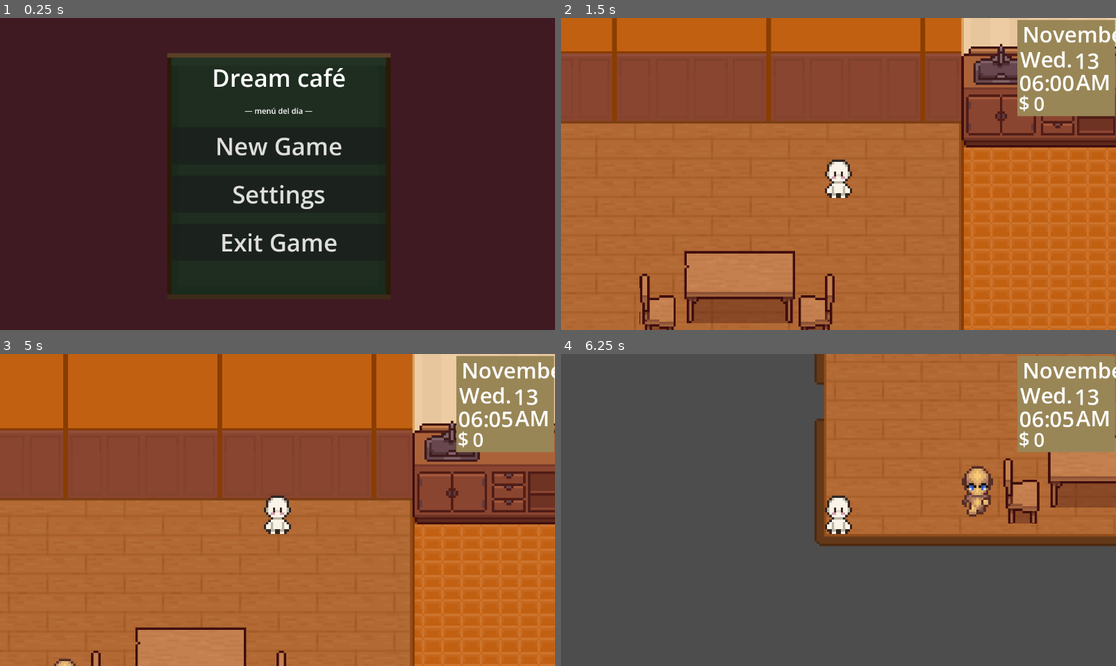
Above: before the commit, frames 1-4 (two rows, left to right).
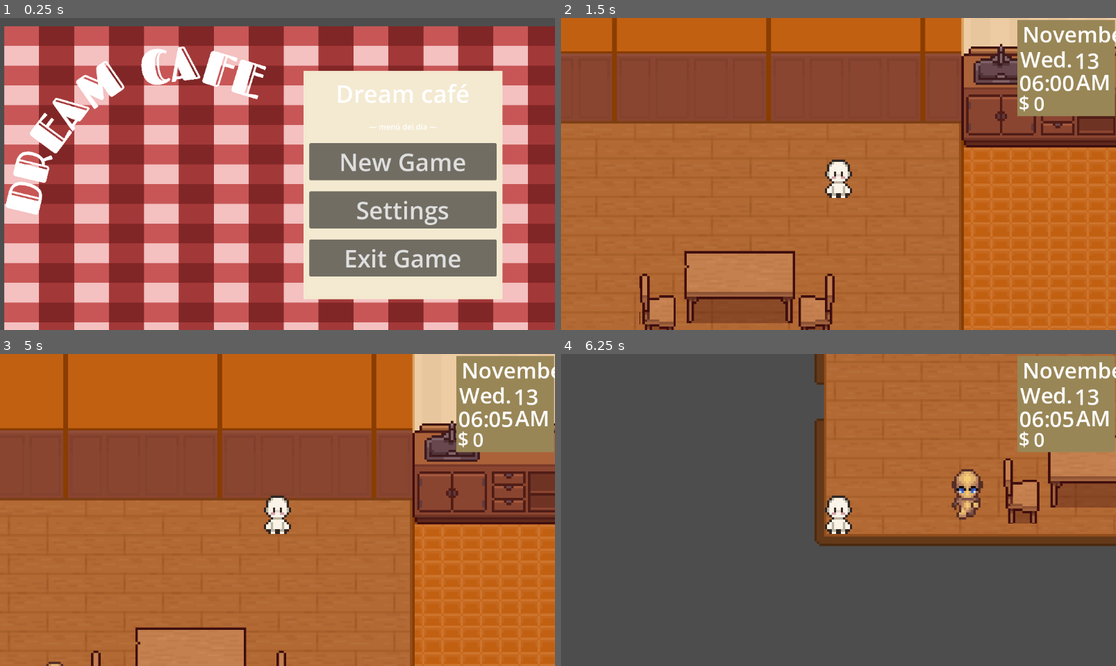
Above: after the commit, the same moments.

Repository: Jose-Prince/UVG-Tesis-Game
Game: Godot game, scene res://Scenes/title_screen.tscn
Two runs of this game, one before a commit and one after it. Both use one fixed random seed, a clock stepped at 60 frames per second and the inputs below.
Inputs (mouse positions are in pixels of both pictures, inside the frame that each line leads up to):
- Up to frame 1 (0.25 s): no input
- Up to frame 2 (1.5 s): click "New Game" at 0.5 s; tap Enter at 1.25 s; move the mouse to (960, 158) at 1.27 s; hold D (right) from 1.28 s (still down); click (960, 158) at 1.35 s
- Up to frame 3 (5 s): move the mouse to (166, 525) at 2.02 s; release D (right) at 2.03 s; hold S (down) 2.03-2.78 s; click (166, 525) at 2.1 s; tap Space at 2.75, 4.25 s; move the mouse to (333, 441) at 2.77 s; hold D (right) 2.78-3.53 s; click (333, 441) at 2.85 s; tap Enter at 3.5 s; move the mouse to (249, 572) at 3.52 s; hold W (up) 3.53-4.28 s; click (249, 572) at 3.6 s; move the mouse to (444, 556) at 4.27 s; hold A (left) from 4.28 s (still down); click (444, 556) at 4.35 s
- Up to frame 4 (6.25 s): move the mouse to (672, 463) at 5.02 s; click (672, 463) at 5.1 s; move the mouse to (866, 510) at 5.77 s; release A (left) at 5.78 s; hold S (down) from 5.78 s (still down); click (866, 510) at 5.85 s

The runs differ from the first frame. In frame 1, 100% of the frame differs, in the area x 0-100%, y 0-100%; in frame 2, nothing differs; in frame 3, less than 0.1%; in frame 4, 0.9%.

Commit message:
Main menu background

Diff:
--- a/Scenes/café_place.tscn
+++ b/Scenes/café_place.tscn
@@ -765,10 +765,19 @@
 [node name="Chair" parent="NavigationRegion2D" unique_id=1594550986 instance=ExtResource("9_r1i3y")]
 position = Vector2(258, 253)
 
+[node name="CollisionShape2D" parent="NavigationRegion2D/Chair" index="1" unique_id=1641243643]
+position = Vector2(-6.5, 2)
+
+[node name="GoToPos" parent="NavigationRegion2D/Chair" index="3" unique_id=1450133005]
+position = Vector2(4, -22)
+
 [node name="Chair2" parent="NavigationRegion2D" unique_id=1484332892 instance=ExtResource("9_r1i3y")]
 position = Vector2(324, 253)
 isRotated = true
 
+[node name="CollisionShape2D" parent="NavigationRegion2D/Chair2" index="1" unique_id=1641243643]
+position = Vector2(4, 11)
+
 [node name="Timer" type="Timer" parent="." unique_id=1533332950]
 autostart = true
 
@@ -778,3 +787,6 @@
 [connection signal="updated" from="TimeSystem" to="CanvasLayer/TimeGui" method="_on_time_system_updated"]
 [connection signal="body_entered" from="CustomerSpawn/LeavingZone" to="." method="_on_leaving_zone_body_entered"]
 [connection signal="timeout" from="Timer" to="." method="_on_timer_timeout"]
+
+[editable path="NavigationRegion2D/Chair"]
+[editable path="NavigationRegion2D/Chair2"]
--- a/Scenes/title_screen.tscn
+++ b/Scenes/title_screen.tscn
@@ -1,7 +1,20 @@
 [gd_scene format=3 uid="uid://crnpw414hlu34"]
 
 [ext_resource type="Script" uid="uid://dkeudwm12bgvk" path="res://Scripts/menu.gd" id="1_klylv"]
-[ext_resource type="Texture2D" uid="uid://ce0le33u7hsnb" path="res://Sprites/Chalkboard.png" id="2_p3fck"]
+[ext_resource type="Texture2D" uid="uid://cx1nyacr2yebd" path="res://Sprites/gingham.PNG" id="2_twnyg"]
+[ext_resource type="Texture2D" uid="uid://r45ksajhucw5" path="res://Sprites/menu.PNG" id="3_55kwv"]
+[ext_resource type="FontFile" uid="uid://c0rmb6tjydgnl" path="res://Fonts/FascinateInline-Regular.ttf" id="4_12m1t"]
+[ext_resource type="Script" uid="uid://drc0u7k73tl0l" path="res://Scripts/curved_text.gd" id="4_twnyg"]
+
+[sub_resource type="Curve2D" id="Curve2D_55kwv"]
+_data = {
+"points": PackedVector2Array(0, 0, 0, 0, 78, 414, 0, 0, 0, 0, 106, 297, 0, 0, 0, 0, 174, 205, 0, 0, 0, 0, 259, 146, 0, 0, 0, 0, 375, 131, 0, 0, 0, 0, 388.29657, 125.029106, 0, 0, 0, 0, 484, 154)
+}
+point_count = 7
+
+[sub_resource type="LabelSettings" id="LabelSettings_12m1t"]
+font = ExtResource("4_12m1t")
+font_size = 100
 
 [node name="TitleScreen" type="Control" unique_id=1439522845]
 layout_mode = 3
@@ -13,6 +26,7 @@
 script = ExtResource("1_klylv")
 
 [node name="ColorRect" type="ColorRect" parent="." unique_id=1441525278]
+visible = false
 layout_mode = 1
 anchors_preset = 15
 anchor_right = 1.0
@@ -26,8 +40,13 @@
 anchors_preset = 15
 anchor_right = 1.0
 anchor_bottom = 1.0
+offset_left = 9.0
+offset_top = 17.0
+offset_right = 17.0
+offset_bottom = 25.0
 grow_horizontal = 2
 grow_vertical = 2
+texture = ExtResource("2_twnyg")
 
 [node name="Control" type="Control" parent="." unique_id=1506689805]
 anchors_preset = 0
@@ -36,11 +55,11 @@
 
 [node name="NinePatchRect" type="NinePatchRect" parent="Control" unique_id=1701874499]
 layout_mode = 0
-offset_left = 347.0
-offset_top = 73.0
-offset_right = 811.0
+offset_left = 630.0
+offset_top = 110.0
+offset_right = 1043.0
 offset_bottom = 584.0
-texture = ExtResource("2_p3fck")
+texture = ExtResource("3_55kwv")
 patch_margin_left = 9
 patch_margin_top = 9
 patch_margin_right = 10
@@ -53,10 +72,10 @@
 anchor_bottom = 1.0
 grow_horizontal = 2
 grow_vertical = 2
-theme_override_constants/margin_left = 10
-theme_override_constants/margin_top = 16
-theme_override_constants/margin_right = 10
-theme_override_constants/margin_bottom = 10
+theme_override_constants/margin_left = 12
+theme_override_constants/margin_top = 12
+theme_override_constants/margin_right = 12
+theme_override_constants/margin_bottom = 12
 
 [node name="VBoxContainer" type="VBoxContainer" parent="Control/NinePatchRect/MarginContainer" unique_id=1276538440]
 layout_mode = 2
@@ -94,6 +113,17 @@
 text = "Exit Game
 "
 
+[node name="TextureRect2" type="TextureRect" parent="." unique_id=626094069]
+layout_mode = 0
+offset_right = 40.0
+offset_bottom = 40.0
+
+[node name="CurvedTitle" type="Path2D" parent="." unique_id=1533437760]
+curve = SubResource("Curve2D_55kwv")
+script = ExtResource("4_twnyg")
+text = "DREAM CAFE"
+label_settings = SubResource("LabelSettings_12m1t")
+
 [connection signal="pressed" from="Control/NinePatchRect/MarginContainer/VBoxContainer/NewGame" to="." method="_on_new_game_pressed"]
 [connection signal="pressed" from="Control/NinePatchRect/MarginContainer/VBoxContainer/Settings" to="." method="_on_settings_pressed"]
 [connection signal="pressed" from="Control/NinePatchRect/MarginContainer/VBoxContainer/Quit" to="." method="_on_quit_pressed"]
--- a/Scripts/cafe_logic.gd
+++ b/Scripts/cafe_logic.gd
@@ -31,7 +31,8 @@
 			var chair = table.get_free_chair()
 
 			if chair:
-				new_customer.movement_target_position = chair.go_to_pos.global_position
+				new_customer.assign_chair(chair)
+				table.update_availability()
 
 				chair.isFree = false
 				table.update_availability()
--- /dev/null
+++ b/Scripts/curved_text.gd
@@ -0,0 +1,55 @@
+@tool
+extends Path2D
+
+
+@export var text: String:
+	set(value):
+		if text != value:
+			text = value
+			queue_redraw()
+
+
+@export var label_settings: LabelSettings:
+	set(value):
+		if is_instance_valid(label_settings) and label_settings.changed.is_connected(queue_redraw):
+			label_settings.changed.disconnect(queue_redraw)
+
+		label_settings = value
+
+		if is_instance_valid(label_settings):
+			label_settings.changed.connect(queue_redraw)
+
+
+var _line = TextLine.new()
+
+
+func _draw() -> void:
+	# Get the font, font size and color from the ThemeDB
+	var font = ThemeDB.fallback_font
+	var font_size = ThemeDB.fallback_font_size
+	var font_color = Color.WHITE
+
+	# If the label_settings is valid, then use the values from it
+	if is_instance_valid(label_settings):
+		font = label_settings.font
+		font_size = label_settings.font_size
+		font_color = label_settings.font_color
+
+	# Clear the line and add the new string
+	_line.clear()
+	_line.add_string(text, font, font_size)
+	# Get the primary TextServer
+	var ts = TextServerManager.get_primary_interface()
+	# And get the glyph information from the line
+	var glyphs = ts.shaped_text_get_glyphs(_line.get_rid())
+
+	var offset = 0.0
+	for glyph_data in glyphs:
+		# Sample the curve with rotation at the offset
+		var trans = curve.sample_baked_with_rotation(offset)
+		# set the draw matrix to that transform
+		draw_set_transform_matrix(trans)
+		# draw the glyph
+		ts.font_draw_glyph(glyph_data["font_rid"], get_canvas_item(), font_size, Vector2.ZERO, glyph_data["index"], font_color, 2.0)
+		# add the advance to the offset
+		offset += glyph_data.get("advance", 0.0)
--- a/Scripts/customer.gd
+++ b/Scripts/customer.gd
@@ -1,5 +1,6 @@
 extends CharacterBody2D
 
+var target_chair = null
 var movement_speed: float = 100.0
 var movement_target_position: Vector2 = Vector2.ZERO
 var leaving_target_position: Vector2 = Vector2.ZERO
@@ -22,7 +23,8 @@
 
 	navigation_agent.path_desired_distance = 4.0
 	navigation_agent.target_desired_distance = 4.0
-	navigation_agent.target_position = movement_target_position
+	if movement_target_position != Vector2.ZERO:
+		navigation_agent.target_position = movement_target_position
 
 
 func _physics_process(delta: float) -> void:
@@ -53,6 +55,7 @@
 
 
 	elif currentState == States.Sit:
+		velocity = Vector2.ZERO
 		currentState = States.Order
 
 
@@ -82,5 +85,15 @@
 
 func _on_sitting_timer_timeout() -> void:
 	print("Agente se va")
+
+	if target_chair:
+		target_chair.isFree = true
+
 	leave_started = false
 	currentState = States.Leave
+
+func assign_chair(chair):
+	target_chair = chair
+	target_chair.isFree = false
+
+	movement_target_position = target_chair.go_to_pos.global_position
Binary file added: Fonts/FascinateInline-Regular.ttf
Not shown, added: Fonts/FascinateInline-Regular.ttf.import
Not shown: 1 places in Scenes/café_place.tscn that only renumber resources
Not shown, added: Scripts/curved_text.gd.uid
Binary file added: Sprites/gingham.PNG
Not shown, added: Sprites/gingham.PNG.import
Binary file added: Sprites/menu.PNG
Not shown, added: Sprites/menu.PNG.import
